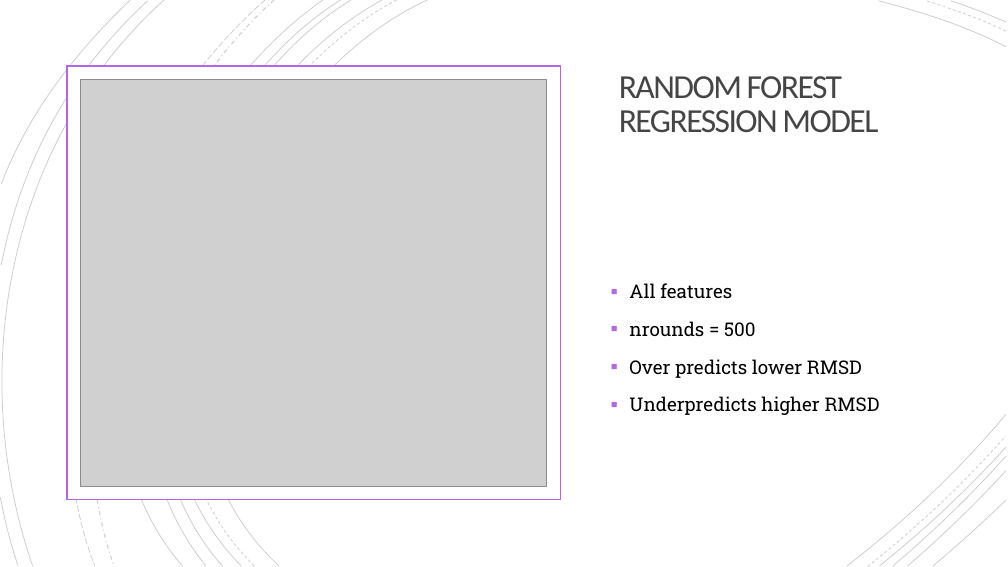
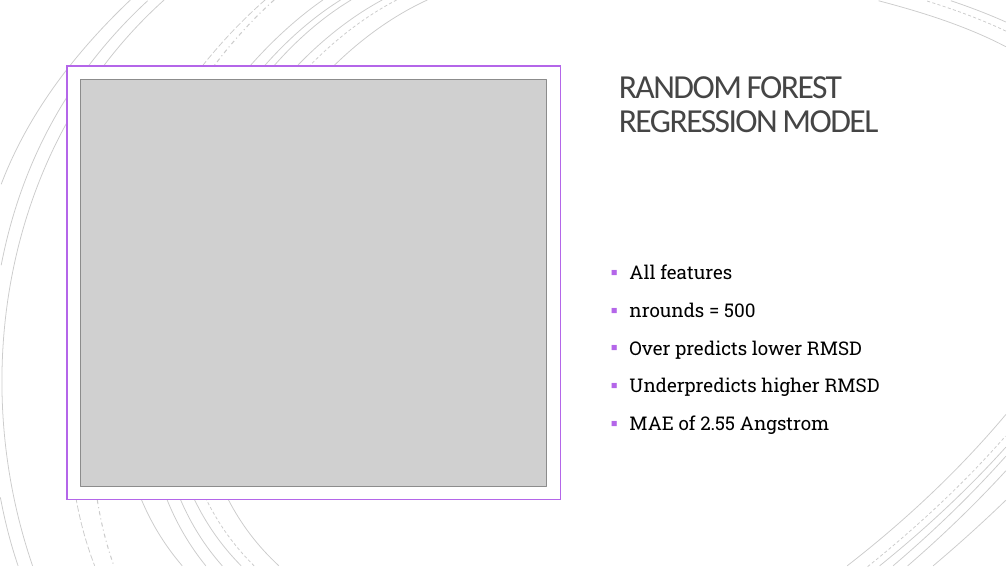
Before and after one commit to evandomingos/CASP-Protein-Prediction, a slide deck: slide 15 of Domingos Protein Prediction Presentation.pptx (slide 16 before the commit). Drawn at 1008x567 pixels with LibreOffice and Linux fonts; fonts in the diff are those of the drawing; grey boxes stand for pictures. Boxes give left, top, right and bottom in pixels: in the first picture for what was removed or moved away, otherwise in the second. Text is boxed around its words. In the diff, an @@ line names an element or a change of style, - is before the commit and + after.

```diff
--- a/Domingos Protein Prediction Presentation.pptx
+++ b/Domingos Protein Prediction Presentation.pptx
@@ text at box(629, 415, 830, 434): paragraph added @@
+▪ MAE of 2.55 Angstrom
```
Also in this commit, not shown: 4 other slides changed, 4 slides added, 3 slides removed.
